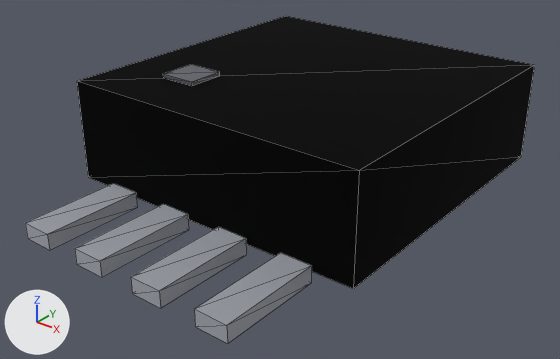
An edit to the glTF model parts/lmv358-msop8/lmv358-msop8.glb, drawn before and after from the same camera.
One viewpoint serves both versions: a camera (50 mm lens) standing at (0.00405, -0.00554, 0.00328) and looking at (-0.00009, -0.00037, 0.00007). The lights are fixed; the arrows at lower left show +X, +Y and +Z. The older version comes first. Mesh edges are drawn as thin lines. Where no turn or scale is listed for an object, it has been applied to the vertices. Vertices at exactly the same position are counted once.
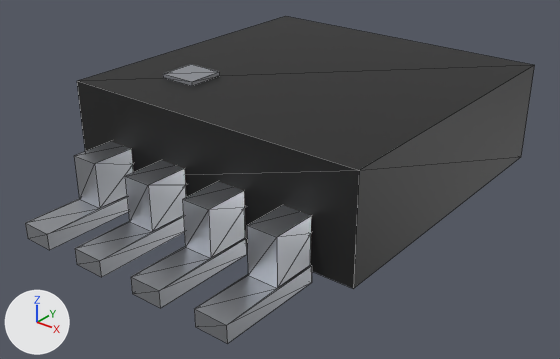
Where the newer file only moved an object's origin or applied its transform, the numbers keep the older frame.

The change, as JSON lines over the scene's bpy script:
```json
{"op": "set", "path": "mat_mat_0.metallic", "old": "1.0", "new": "0.0"}
{"op": "set", "path": "mat_mat_0.roughness", "old": "1.0", "new": "0.52"}
{"op": "set", "path": "mat_mat_1.metallic", "old": "1.0", "new": "0.0"}
{"op": "set", "path": "mat_mat_2.roughness", "old": "1.0", "new": "0.36"}
{"block": "me_mesh_2", "where": "# used by ob_mesh_2; location = (-0.000975, -0.001975, 0.000075)"}
{"op": "remove", "block": "me_mesh_2", "code": "me_mesh_2.from_pydata(...)  # 64 vertices, 96 faces; spans x -0.00015..0.0021, y -0.00048..0.00443, z -0.00008..0.00008"}
{"op": "add", "block": "me_mesh_2", "code": "me_mesh_2.from_pydata(...)  # 168 vertices, 288 faces; spans x -0.00015..0.0021, y -0.00048..0.00443, z -0.00008..0.0005"}
{"block": "me_mesh_2", "change": "me_mesh_2 part 1"}
{"block": "me_mesh_2", "change": "32 faces are deleted"}
{"block": "me_mesh_2", "change": "12 vertices are added at x -0.00013..0.00208, y 0.00047..0.00348, z 0.00007"}
{"block": "me_mesh_2", "change": "8 new vertices lie (0.0, 0.0, -0.00015) away from vertices in x -0.00015..0.0021, y 0.00048, z 0.00007"}
{"block": "me_mesh_2", "change": "6 new vertices lie (0.0, 0.00001, 0.00027) away from vertices in x -0.00013..0.00208, y 0.00047, z 0.00007"}
{"block": "me_mesh_2", "change": "6 new vertices lie (0.0, 0.00026, 0.00015) away from vertices in x -0.00013..0.00208, y 0.00048, z 0.00034"}
{"block": "me_mesh_2", "change": "8 new vertices lie (-0.00027, 0.0, 0.0) away from vertices in x 0.00078..0.00208, y 0.00047..0.00348, z 0.00007..0.00049"}
{"block": "me_mesh_2", "change": "8 new vertices lie (0.0, 0.00026, 0.0) away from vertices in x -0.00013..0.00208, y 0.00048, z 0.00034"}
{"block": "me_mesh_2", "change": "8 new vertices lie (0.0, -0.00039, 0.00001) away from vertices in x -0.00013..0.00208, y 0.00047, z 0.00007"}
{"block": "me_mesh_2", "change": "8 new vertices lie (0.0, -0.0004, 0.00016) away from vertices in x -0.00013..0.00208, y 0.00048, z 0.00034"}
{"block": "me_mesh_2", "change": "8 new vertices lie (0.0, 0.00039, 0.0) away from vertices in x -0.00013..0.00208, y 0.00348, z 0.00007"}
{"block": "me_mesh_2", "change": "8 new vertices lie (0.0, -0.00039, 0.00027) away from vertices in x -0.00013..0.00208, y 0.00387, z 0.00007"}
{"block": "me_mesh_2", "change": "8 new vertices lie (0.0, 0.0, 0.00042) away from vertices in x -0.00013..0.00208, y 0.00387, z 0.00007"}
{"block": "me_mesh_2", "change": "8 new vertices lie (0.0, -0.00026, 0.00015) away from vertices in x -0.00013..0.00208, y 0.00348, z 0.00034"}
{"block": "me_mesh_2", "change": "8 new vertices lie (0.0, -0.00026, 0.0) away from vertices in x -0.00013..0.00208, y 0.00348, z 0.00034"}
{"block": "me_mesh_2", "change": "224 new faces join them"}
```

Location of each change, (x1, y1, x2, y2) in pixels of the pictures (560 x 359 px):
```json
{"object": "Mesh_0", "change": "surface changed", "before": [77, 16, 535, 289], "after": [77, 16, 535, 289], "on screen": "lighter"}
{"object": "Mesh_2", "change": "surface changed, reshaped", "before": [25, 183, 312, 344], "after": [25, 141, 312, 344]}
{"object": "Mesh_1", "change": "surface changed", "before": [163, 64, 220, 86], "after": [163, 64, 220, 86], "on screen": "lighter"}
{"part": 1, "of": "me_mesh_2", "change": "built on", "before": [25, 183, 312, 325], "after": [25, 141, 312, 325]}
```
